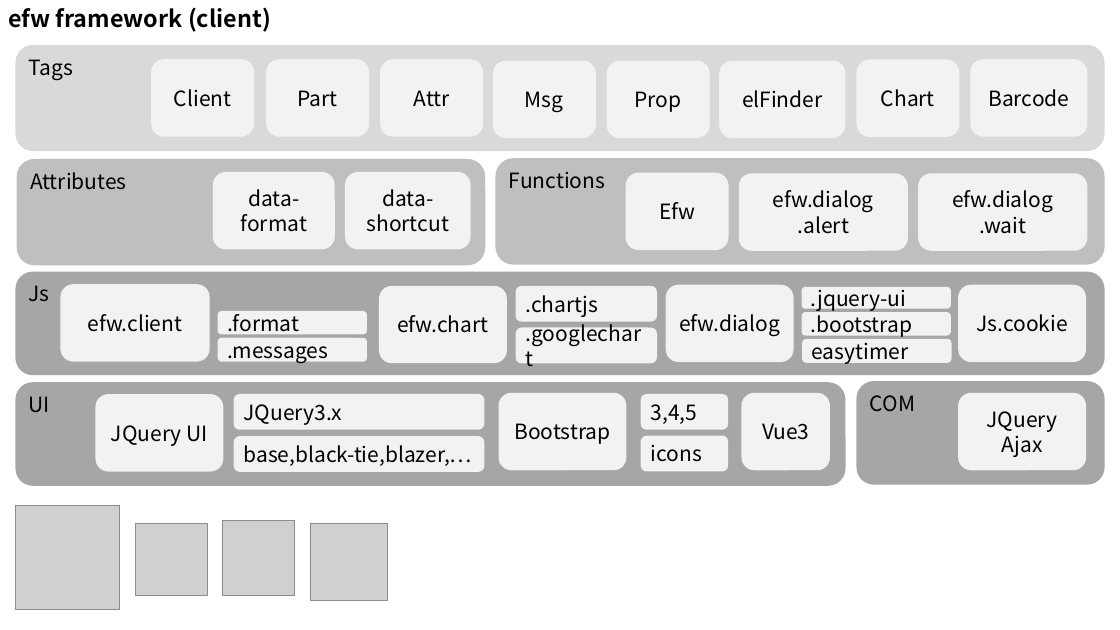
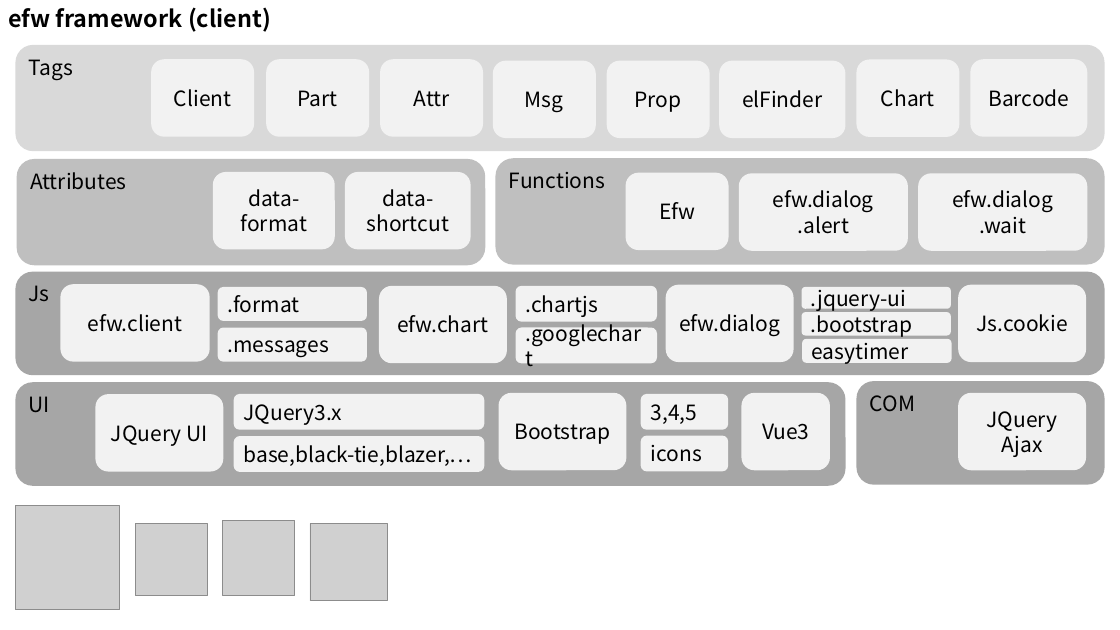
Before and after one commit to efwGrp/efw5.X, a slide deck: slide 2 of help/img/画像作成用.pptx. Drawn at 1120x630 pixels with LibreOffice and Linux fonts; fonts in the diff are those of the drawing; grey boxes stand for pictures. Boxes give left, top, right and bottom in pixels: in the first picture for what was removed or moved away, otherwise in the second. Text is boxed around its words. In the diff, an @@ line names an element or a change of style, - is before the commit and + after.

Commit message:
picture

```diff
--- a/help/img/画像作成用.pptx
+++ b/help/img/画像作成用.pptx
@@ rounded rectangle ".format": place and size @@
-rounded rectangle ".format" at (218,311,367,334)
+rounded rectangle ".format" at (218,287,367,321)
@@ rounded rectangle ".messages": place and size @@
-rounded rectangle ".messages" at (218,338,367,361)
+rounded rectangle ".messages" at (218,328,367,362)
```
